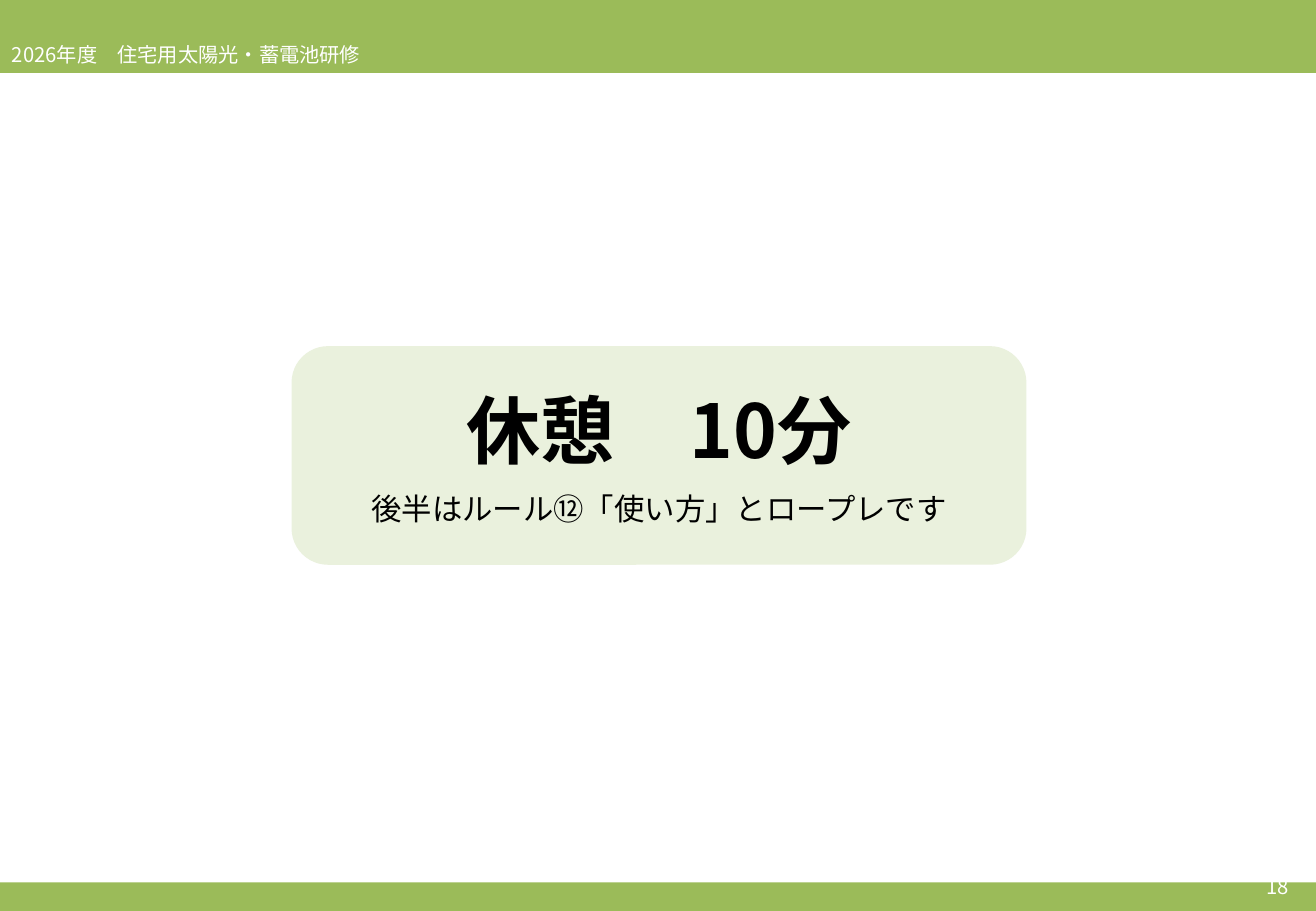
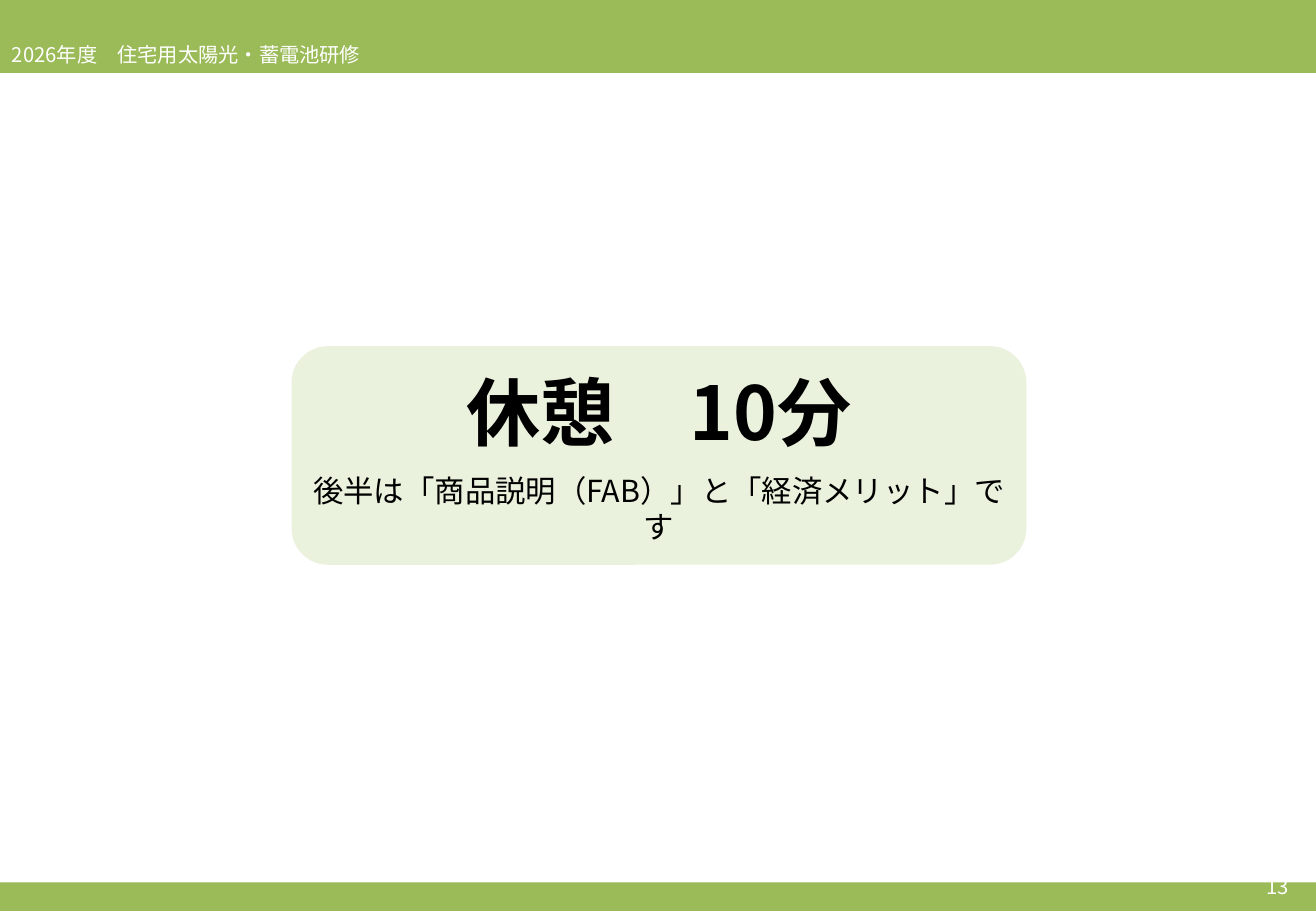
Before and after one commit to soshiro-iki-sys/-, a slide deck: slide 13 of slides/2026営業研修_第3回_必要性訴求②＆ロープレ.pptx (slide 18 before the commit). Drawn at 1316x911 pixels with LibreOffice and Linux fonts; fonts in the diff are those of the drawing. Boxes give left, top, right and bottom in pixels: in the first picture for what was removed or moved away, otherwise in the second. Text is boxed around its words. In the diff, an @@ line names an element or a change of style, - is before the commit and + after.

```diff
--- a/slides/2026営業研修_第3回_必要性訴求②＆ロープレ.pptx
+++ b/slides/2026営業研修_第3回_必要性訴求②＆ロープレ.pptx
@@ text in rounded rectangle at bbox=[313, 476, 1005, 540]: text changed @@
-後半はルール⑫「使い方」とロープレです
+後半は「商品説明（FAB）」と「経済メリット」です
@@ text at bbox=[1266, 873, 1288, 894]: text changed @@
-18
+13
```
Also in this commit, not shown: 22 other slides changed, 8 slides added, 5 slides removed, 2 other files.
